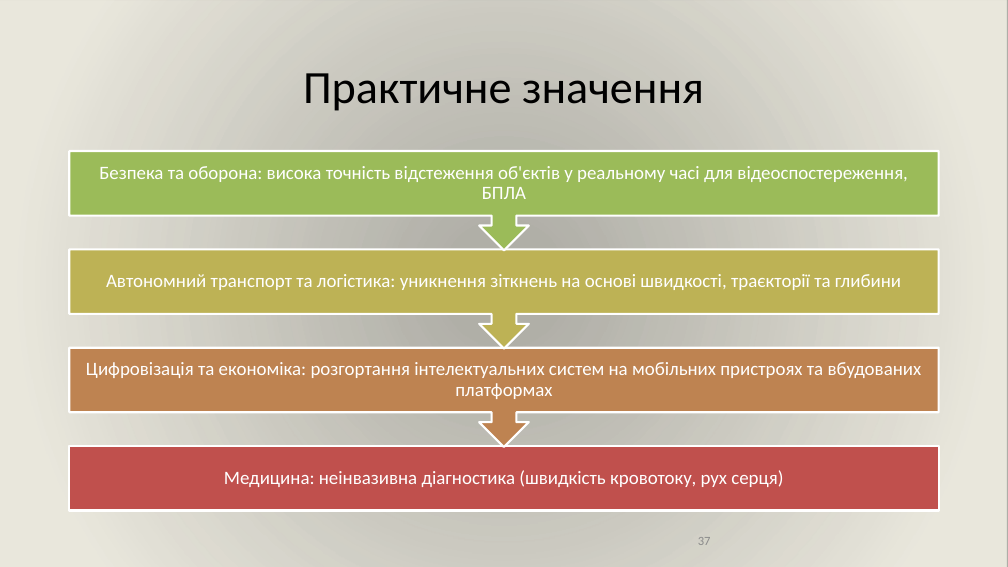
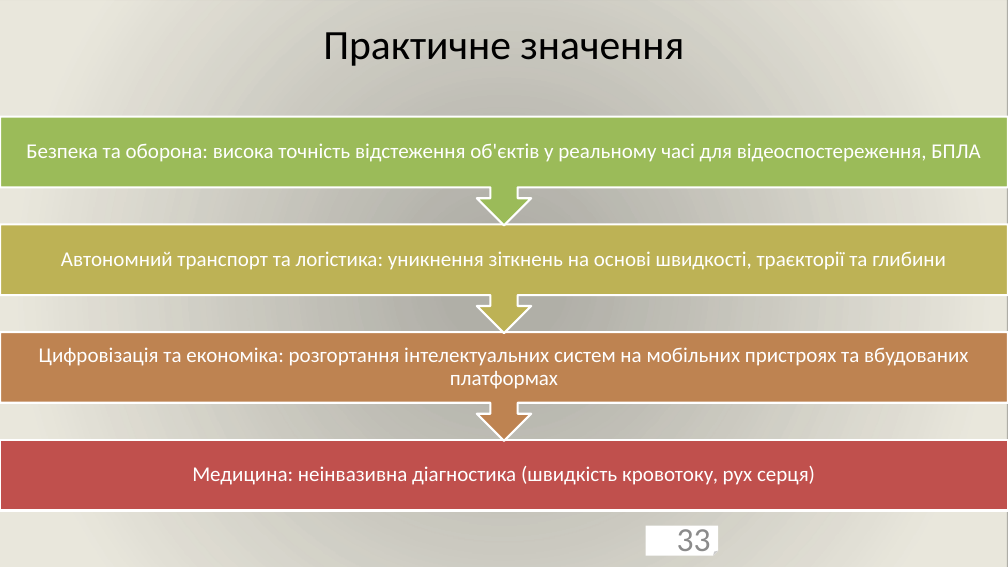
Before and after one commit to ly0wenka/dis_f, a slide deck: slide 33 of dissertation_Kondratov_slides.pptx (slide 37 before the commit). Drawn at 1008x567 pixels with LibreOffice and Linux fonts; fonts in the diff are those of the drawing; background and template pictures are left out; a plain dark background stands for a picture behind light text. Boxes give left, top, right and bottom in pixels: in the first picture for what was removed or moved away, otherwise in the second. Text is boxed around its words. In the diff, an @@ line names an element or a change of style, - is before the commit and + after.

```diff
--- a/dissertation_Kondratov_slides.pptx
+++ b/dissertation_Kondratov_slides.pptx
@@ title "Практичне значення": place and size @@
-title "Практичне значення" at bbox=[303, 73, 704, 111]
+title "Практичне значення" at bbox=[323, 32, 684, 66]
@@ title "Практичне значення" at bbox=[323, 32, 684, 66]: size 44 to 39.6 pt @@
@@ size 18 to 20 pt in 4 elements at bbox=[192, 466, 815, 485], bbox=[39, 347, 968, 389], bbox=[61, 251, 946, 270], bbox=[26, 143, 980, 162] @@
@@ text "Безпека та оборона: висока точність ...": place and size @@
-text "Безпека та оборона: висока точність ..." at bbox=[99, 166, 907, 199]
+text "Безпека та оборона: висока точність ..." at bbox=[26, 143, 980, 162]
@@ up arrow callout: place and size @@
-up arrow callout at bbox=[70, 151, 939, 250]
+up arrow callout at bbox=[0, 116, 1008, 225]
@@ text "Автономний транспорт та логістика: уникнення ...": place and size @@
-text "Автономний транспорт та логістика: уникнення ..." at bbox=[106, 274, 901, 290]
+text "Автономний транспорт та логістика: уникнення ..." at bbox=[61, 251, 946, 270]
@@ up arrow callout: place and size @@
-up arrow callout at bbox=[70, 250, 939, 349]
+up arrow callout at bbox=[0, 225, 1008, 333]
@@ text "Цифровізація та економіка: розгортання інтелектуальних ...": place and size @@
-text "Цифровізація та економіка: розгортання інтелектуальних ..." at bbox=[86, 362, 922, 399]
+text "Цифровізація та економіка: розгортання інтелектуальних ..." at bbox=[39, 347, 968, 389]
@@ up arrow callout: place and size @@
-up arrow callout at bbox=[70, 348, 939, 447]
+up arrow callout at bbox=[0, 332, 1008, 441]
@@ text "Медицина: неінвазивна діагностика (швидкість кровотоку, ...": place and size @@
-text "Медицина: неінвазивна діагностика (швидкість кровотоку, ..." at bbox=[224, 470, 783, 487]
+text "Медицина: неінвазивна діагностика (швидкість кровотоку, ..." at bbox=[192, 466, 815, 485]
@@ rectangle: place and size @@
-rectangle at bbox=[70, 446, 939, 510]
+rectangle at bbox=[0, 440, 1008, 511]
@@ page number added at bbox=[646, 526, 718, 556], fill #FFFFFF, outline #000000 2 pt, 32 pt, text #8C8C8C @@
+33
@@ page number removed at bbox=[698, 537, 711, 545] @@
-37
```
Also in this commit, not shown: 34 other slides changed, 6 slides removed.
